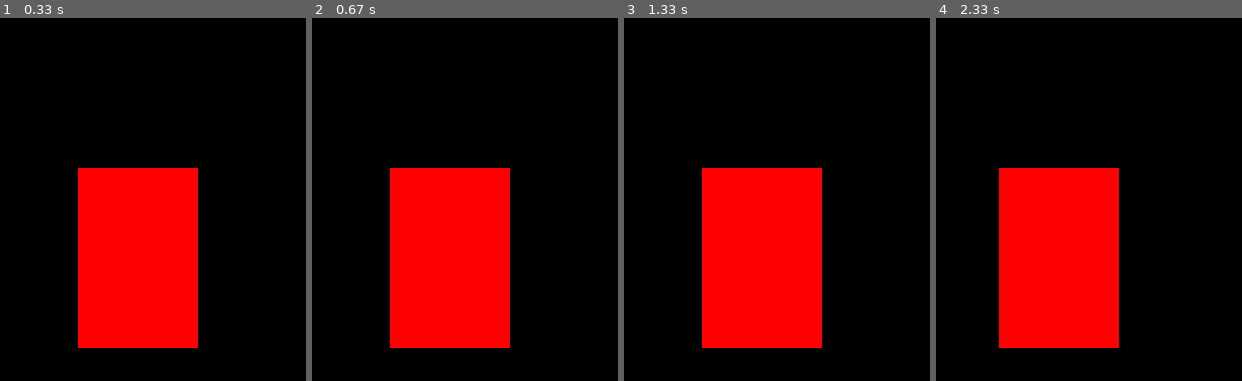
Above: before the commit, frames 1-4 (left to right).
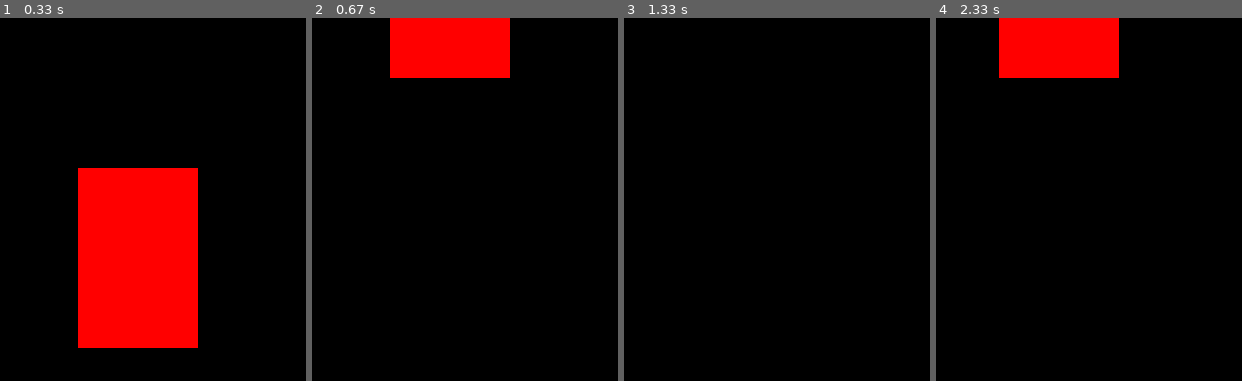
Above: after the commit, the same moments.

Repository: Georgeluks/python-games
Game: pygame game, started from Pygame Tutorial/tutorial_game.py
The game is run twice, just before and just after one commit, with the same random seed, the same clock (stepped at 60 frames per second) and the same inputs.
Inputs:
- Up to frame 1 (0.33 s): no input
- Up to frame 2 (0.67 s): tap Space at 0.33 s
- Up to frame 3 (1.33 s): no input
- Up to frame 4 (2.33 s): hold Left from 2.23 s (still down)

Frame 1 is identical in both runs. In frame 2, 26% of the frame differs, in the area x 25-65%, y 0-91%; in frame 3, 19%; in frame 4, 26%.

Commit message:
adding the jump function

Diff:
--- a/Pygame Tutorial/tutorial_game.py
+++ b/Pygame Tutorial/tutorial_game.py
@@ -40,15 +40,25 @@
 
     if keys[pygame.K_RIGHT] and x < 500 - vel - width: #setup boundaries so the top right corner of our character is less than the screen width - its width
         x += vel
+    if not(is_jump): #Check if user is not jumping
+        if keys[pygame.K_UP] and y > vel: #same aplly for the Y coordinate
+            y -= vel
 
-    if keys[pygame.K_UP] and y > vel: #same aplly for the Y coordinate
-        y -= vel
+        if keys[pygame.K_DOWN] and y < 500 - vel - height:
+            y += vel
 
-    if keys[pygame.K_DOWN] and y < 500 - vel - height:
-       y += vel
+        if keys[pygame.K_SPACE]:
+            is_jump = True
+    else:
+        #this is what will happen if we are jumping
+        if jump_count >= -10:
+            y -= (jump_count * abs(jump_count)) * 0.5
+            jump_count -= 1
+        else: #this will execute if our jump is finished
+            jump_count = 10
+            is_jump = False
+            #Resetting our variables
 
-    if keys[pygame.K_SPACE]:
-        is_jump = True
 
     win.fill((0,0,0)) #fills the screen with black so we dont keep track of the character last known position
     pygame.draw.rect(win, (255, 0 , 0), (x, y, width, height)) #This takes: windows/surface, color, rect
